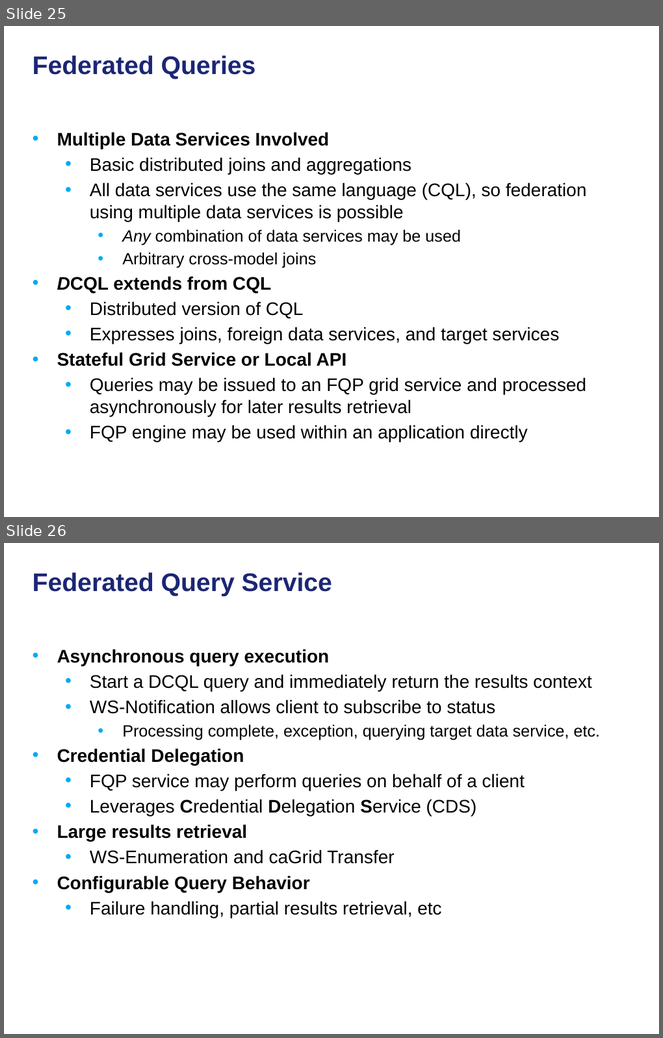
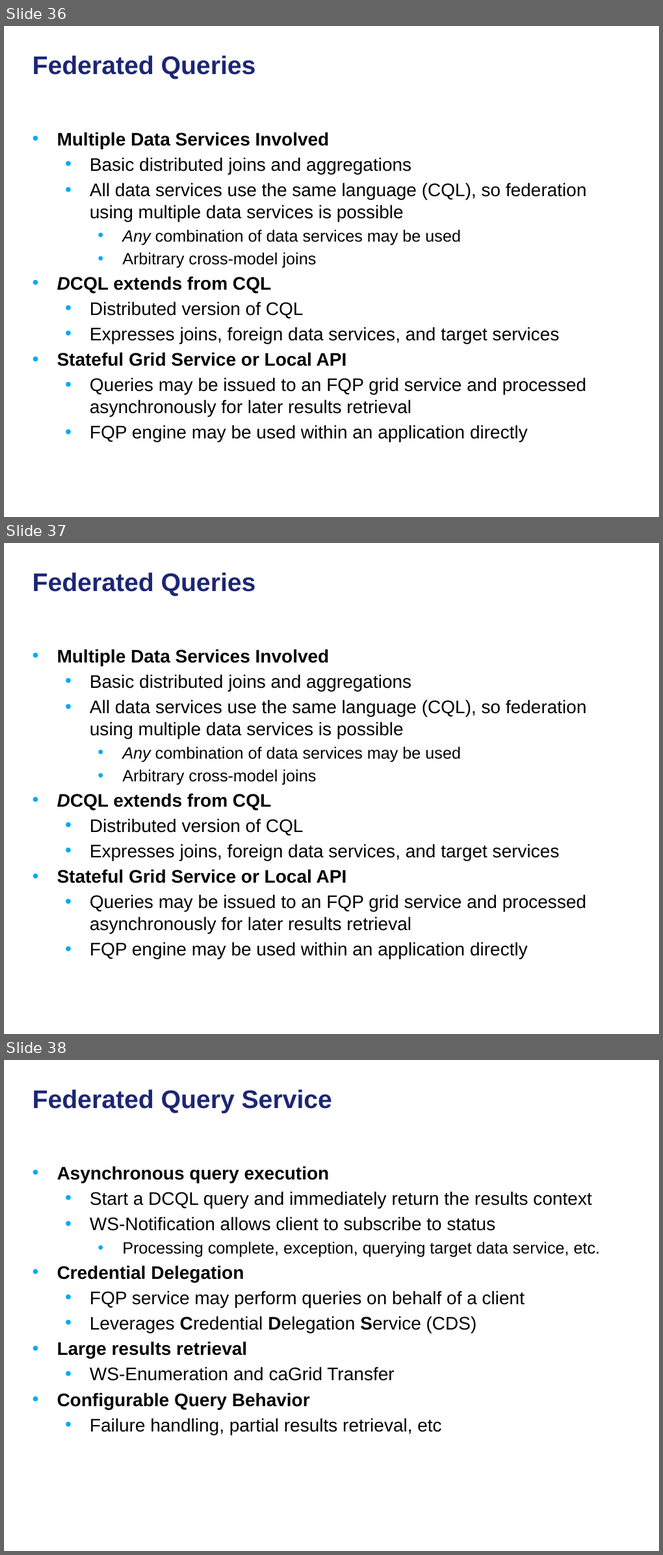
Before and after one commit to NCIP/cagrid-docs, a slide deck: presentations/200906_Novartis/caGrid Data Services.pptx. Shown one above the other, each under a label of ours: slides 25 and 26 before the commit, slides 36, 37 and 38 after it. The pictures are 663x1038 and 663x1555 pixels, drawn with LibreOffice and Linux fonts; fonts in the diff are those of the drawing; background and template pictures are left out. Boxes give left, top, right and bottom in pixels: in the first picture for what was removed or moved away, otherwise in the second. Text is boxed around its words. In the diff, an @@ line names an element or a change of style, - is before the commit and + after.

```diff
--- a/presentations/200906_Novartis/caGrid Data Services.pptx
+++ b/presentations/200906_Novartis/caGrid Data Services.pptx
@@ slide 37 added at (x1=4, y1=543, x2=659, y2=1034), background picture (left out) @@
@@ title added at (x1=33, y1=572, x2=256, y2=596), 28 pt, text #1C2674, bold @@
+Federated Queries
@@ text added at (x1=57, y1=649, x2=587, y2=959), 20 pt, text #000000 @@
+• Multiple Data Services Involved
+  • Basic distributed joins and aggregations
+  • All data services use the same language (CQL), so federation using multiple data services is possible
+    • Any combination of data services may be used
+    • Arbitrary cross-model joins
+• DCQL extends from CQL
+  • Distributed version of CQL
+  • Expresses joins, foreign data services, and target services
+• Stateful Grid Service or Local API
+  • Queries may be issued to an FQP grid service and processed asynchronously for later results retrieval
+  • FQP engine may be used within an application directly
@@ what was slide 25 is now slide 36 @@
@@ what was slide 26 is now slide 38 @@
```
Also in this commit, not shown: 12 other slides added, 1 slide removed.
